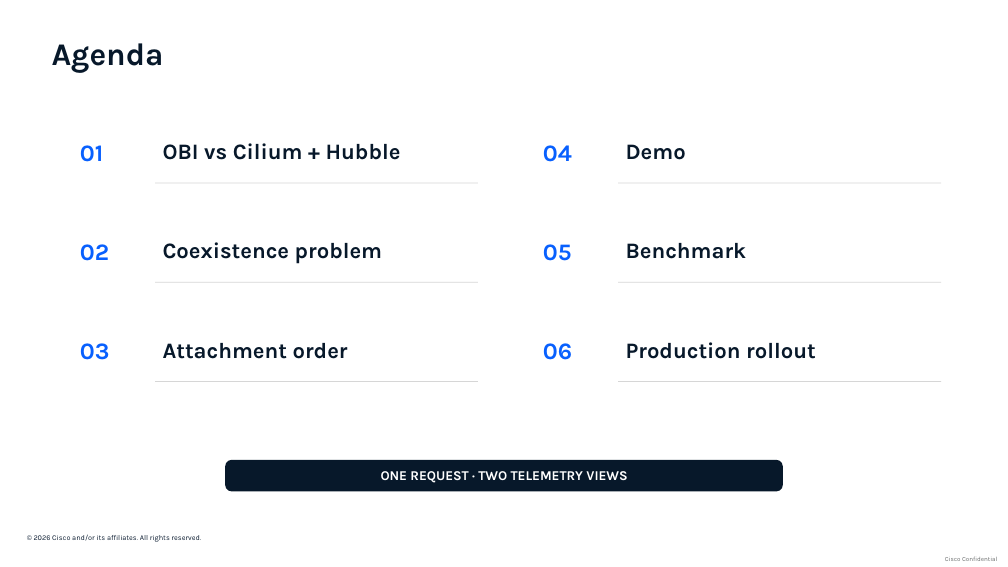
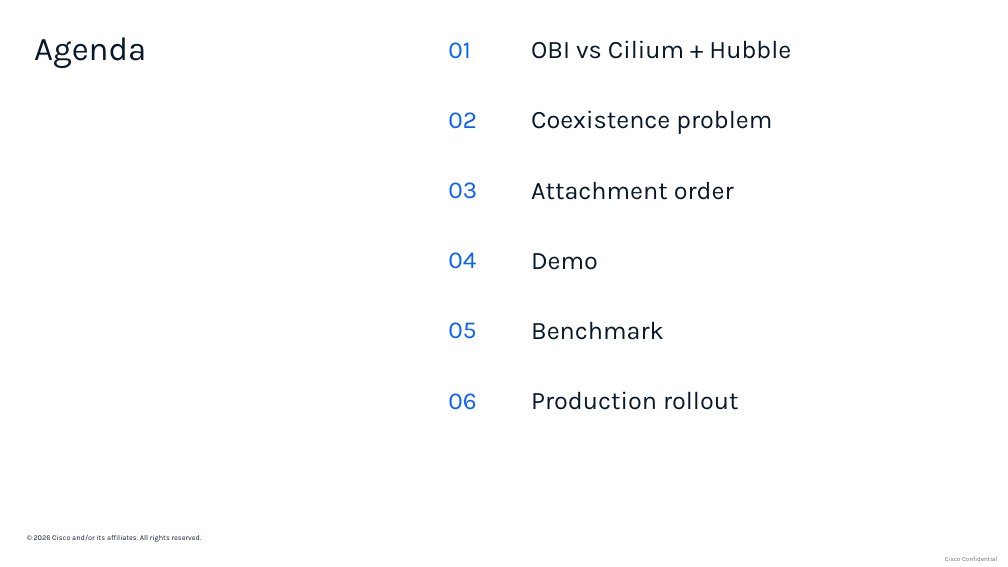
Before and after one commit to ajimenez1503/cilium-obi-demo, a slide deck: slide 2 of slides/cilium-obi-session-deck-latest.pptx. Drawn at 1008x567 pixels with LibreOffice and Linux fonts; fonts in the diff are those of the drawing; background and template pictures are left out. Boxes give left, top, right and bottom in pixels: in the first picture for what was removed or moved away, otherwise in the second. Text is boxed around its words. In the diff, an @@ line names an element or a change of style, - is before the commit and + after.

Commit message:
Restyle agenda and focus OBI slide on stability guarantees

```diff
--- a/slides/cilium-obi-session-deck-latest.pptx
+++ b/slides/cilium-obi-session-deck-latest.pptx
@@ text "Agenda": place and size @@
-text "Agenda" at (52, 43, 164, 73)
+text "Agenda" at (34, 37, 146, 68)
@@ text "Agenda" at (34, 37, 146, 68): size 30 to 31.5 pt, bold off; vertical alignment top to middle @@
@@ text "01": place and size @@
-text "01" at (80, 145, 103, 162)
+text "01" at (448, 42, 470, 59)
@@ text "OBI vs Cilium + Hubble": place and size @@
-text "OBI vs Cilium + Hubble" at (163, 143, 401, 160)
+text "OBI vs Cilium + Hubble" at (531, 40, 791, 59)
@@ text "02": place and size @@
-text "02" at (80, 244, 109, 261)
+text "02" at (448, 112, 477, 129)
@@ text "Coexistence problem": place and size @@
-text "Coexistence problem" at (163, 242, 382, 264)
+text "Coexistence problem" at (531, 110, 772, 134)
@@ text "03": place and size @@
-text "03" at (80, 343, 110, 360)
+text "03" at (448, 182, 477, 199)
@@ size 21 to 24 pt, bold off; vertical alignment top to middle in 6 elements at (531, 391, 739, 410), (531, 321, 664, 340), (531, 253, 598, 270), (531, 40, 791, 59), (531, 110, 772, 134), (531, 181, 734, 200) @@
@@ text "Attachment order": place and size @@
-text "Attachment order" at (163, 343, 348, 359)
+text "Attachment order" at (531, 181, 734, 200)
@@ rectangle removed at (155, 183, 478, 184) @@
@@ rectangle removed at (619, 183, 941, 184) @@
@@ size 22.5 to 23.2 pt, bold off; vertical alignment top to middle in 6 elements at (448, 393, 476, 410), (448, 322, 476, 339), (448, 42, 470, 59), (448, 112, 477, 129), (448, 182, 477, 199), (448, 252, 476, 269) @@
@@ text "04": place and size @@
-text "04" at (543, 145, 572, 162)
+text "04" at (448, 252, 476, 269)
@@ text "Demo": place and size @@
-text "Demo" at (626, 144, 686, 160)
+text "Demo" at (531, 253, 598, 270)
@@ rectangle removed at (155, 282, 478, 283) @@
@@ rectangle removed at (619, 282, 941, 283) @@
@@ text "05": place and size @@
-text "05" at (543, 244, 572, 261)
+text "05" at (448, 322, 476, 339)
@@ text "Benchmark": place and size @@
-text "Benchmark" at (626, 243, 747, 259)
+text "Benchmark" at (531, 321, 664, 340)
@@ rectangle removed at (155, 381, 478, 382) @@
@@ text "06": place and size @@
-text "06" at (543, 343, 572, 360)
+text "06" at (448, 393, 476, 410)
@@ text "Production rollout": place and size @@
-text "Production rollout" at (626, 342, 816, 359)
+text "Production rollout" at (531, 391, 739, 410)
@@ rectangle removed at (619, 381, 941, 382) @@
@@ rounded rectangle removed at (225, 460, 783, 492) @@
-ONE REQUEST · TWO TELEMETRY VIEWS
```
Also in this commit, not shown: 10 other slides changed.
